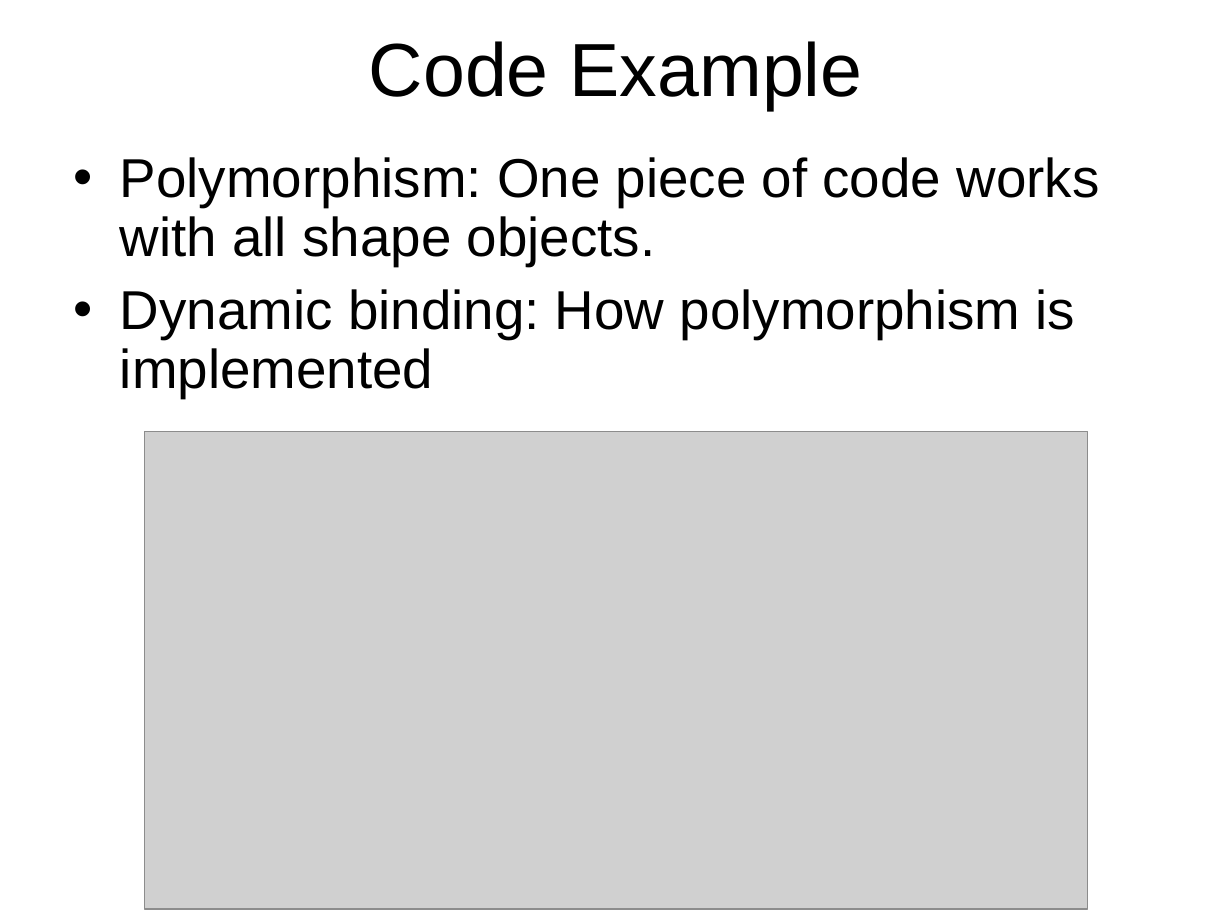
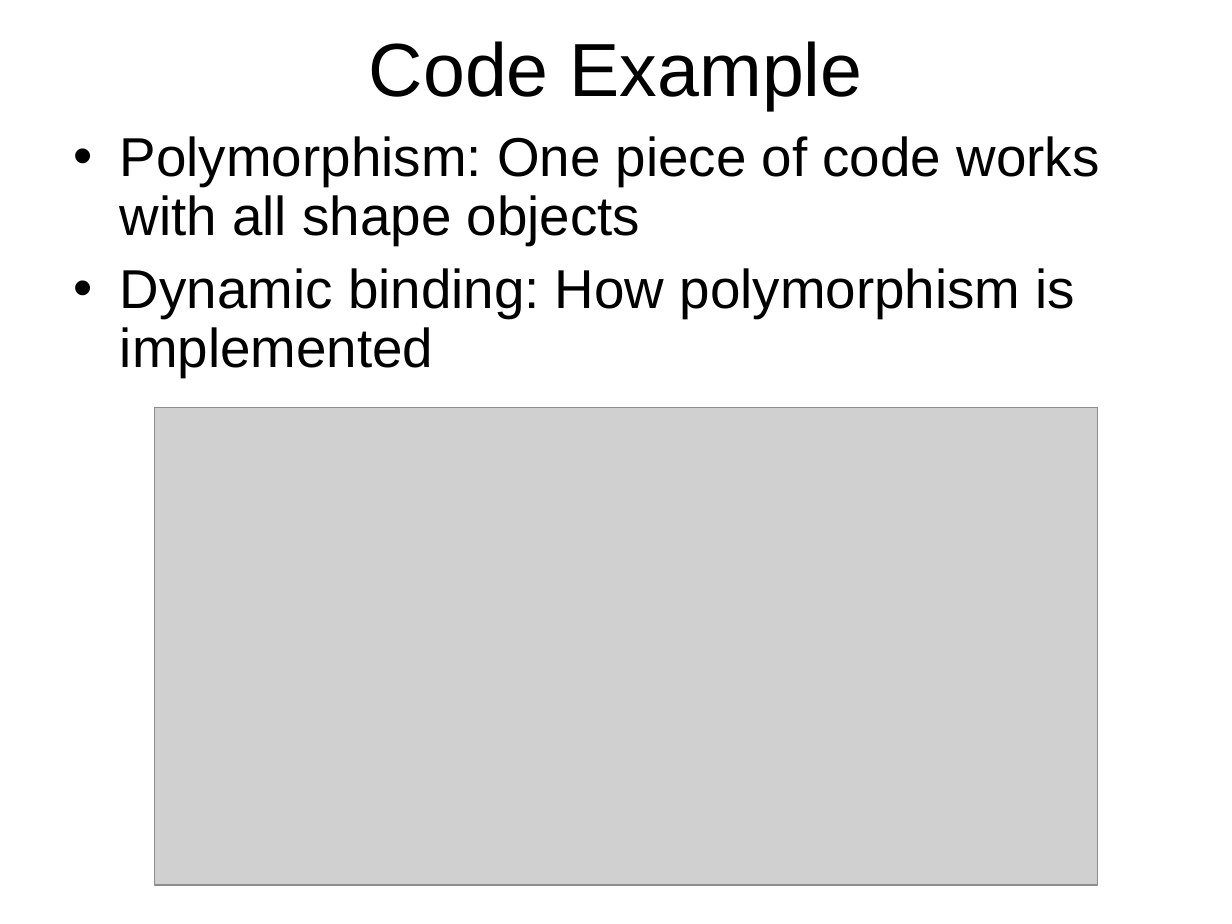
Before and after one commit to octaviordz/zjnu2017.github.io, a slide deck: slide 24 of OOP/lectures/020--Java.Basics.ppt. Drawn at 1232x924 pixels with LibreOffice and Linux fonts; fonts in the diff are those of the drawing; grey boxes stand for pictures. Boxes give left, top, right and bottom in pixels: in the first picture for what was removed or moved away, otherwise in the second. Text is boxed around its words. In the diff, an @@ line names an element or a change of style, - is before the commit and + after.

```diff
--- a/OOP/lectures/020--Java.Basics.ppt
+++ b/OOP/lectures/020--Java.Basics.ppt
@@ text "Polymorphism: One piece of code ...": place and size @@
-text "Polymorphism: One piece of code ..." at [120,157,1099,398]
+text "Polymorphism: One piece of code ..." at [120,136,1099,377]
@@ text at [120,136,1099,245]: text changed @@
-• Polymorphism: One piece of code works with all shape objects.
+• Polymorphism: One piece of code works with all shape objects
@@ picture: place and size @@
-picture at [144,431,1088,909]
+picture at [155,408,1099,886]
```
Also in this commit, not shown: 1 other slide changed, 1 slide added, 1 slide removed, 4 other files.
